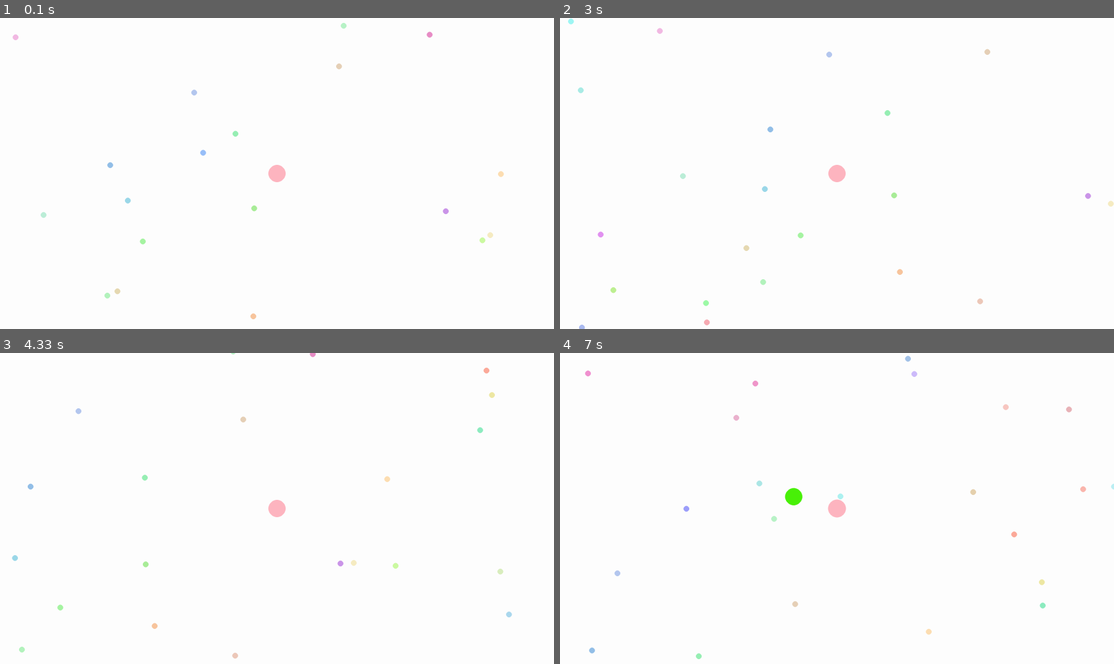
Above: before the commit, frames 1-4 (two rows, left to right).
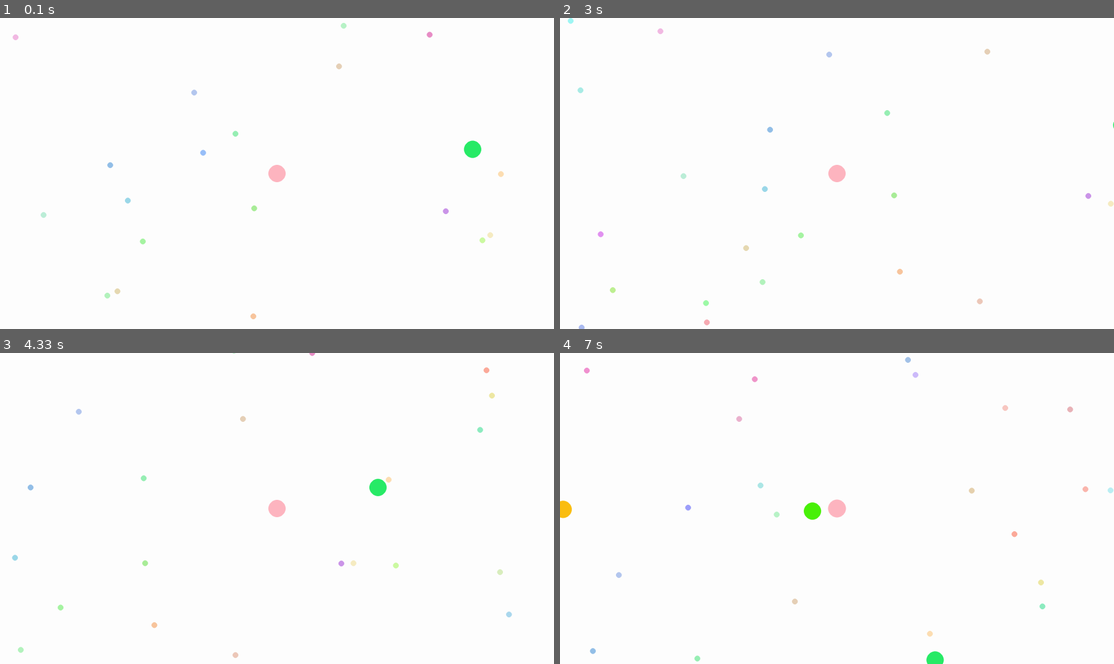
Above: after the commit, the same moments.

Repository: vpetrova23/Softeng-game-w6-7
Game: pygame game, started from main.py
The game is run twice, just before and just after one commit, with the same random seed, the same clock (stepped at 60 frames per second) and the same inputs.
Inputs (mouse positions are in pixels of both pictures, inside the frame that each line leads up to):
- Up to frame 1 (0.1 s): no input
- Up to frame 2 (3 s): click (837, 173) at 0.38 s; click (704, 176) at 0.75 s; click (1041, 282) at 1.22 s; click (704, 111) at 1.55 s; click (837, 210) at 1.88 s; click (759, 108) at 2.22 s; click (1030, 254) at 2.55 s; click (1036, 148) at 2.92 s
- Up to frame 3 (4.33 s): click (470, 570) at 3.25 s; click (299, 496) at 3.75 s; click (155, 452) at 4.32 s
- Up to frame 4 (7 s): click (986, 542) at 4.65 s; click (748, 405) at 5.08 s; click (1030, 505) at 5.48 s; click (731, 433) at 6.15 s; click (803, 415) at 6.55 s

The runs differ from the first frame. In frame 1, 0.1% of the frame differs, in the area x 83-87%, y 39-46%; in frame 2, less than 0.1%; in frame 3, 0.3%; in frame 4, 0.8%, in the area x 0-100%, y 0-100%.

Commit message:
enemy en settings debug)))))))))

Diff:
--- a/enemy.py
+++ b/enemy.py
@@ -3,7 +3,7 @@
 import math
 import random
 import colorsys
-from settings import ENTITY_START_RADIUS, WORLD_WIDTH, WORLD_HEIGHT, ENEMY_ACCEL_RANGE
+from settings import ENTITY_START_RADIUS, WORLD_WIDTH, WORLD_HEIGHT, ENEMY_ACCEL_RANGE, ENEMY_START_VELOCITY_RANGE
 
 def random_kleur():
     tint = random.random()
@@ -17,8 +17,9 @@
     def __init__(self, pos_x, pos_y):
         # Kies een willekeurige positie binnen de wereld
         super().__init__(pos_x, pos_y, color=random_kleur())
-        self.vx = random.uniform(-10, 10)
-        self.vy = random.uniform(-10, 10)
+        self.vx = random.uniform(ENEMY_START_VELOCITY_RANGE[0], ENEMY_START_VELOCITY_RANGE[1])
+        self.vy = random.uniform(ENEMY_START_VELOCITY_RANGE[0], ENEMY_START_VELOCITY_RANGE[1])
+
 
 
     def move(self, delta_tijd):
--- a/settings.py
+++ b/settings.py
@@ -19,9 +19,10 @@
 
 # Enemy instellingen
 # ---------------------------
-ENEMY_COUNT = 10
+ENEMY_COUNT = 20
 ENEMY_SPAWN_MARGIN = 0
-ENEMY_ACCEL_RANGE = (-10.0, 10.0)
+ENEMY_ACCEL_RANGE = (-20.0, 20.0)
+ENEMY_START_VELOCITY_RANGE = (-15.0, 15.0)
 
 # Entity instellingen
 # ---------------------------
